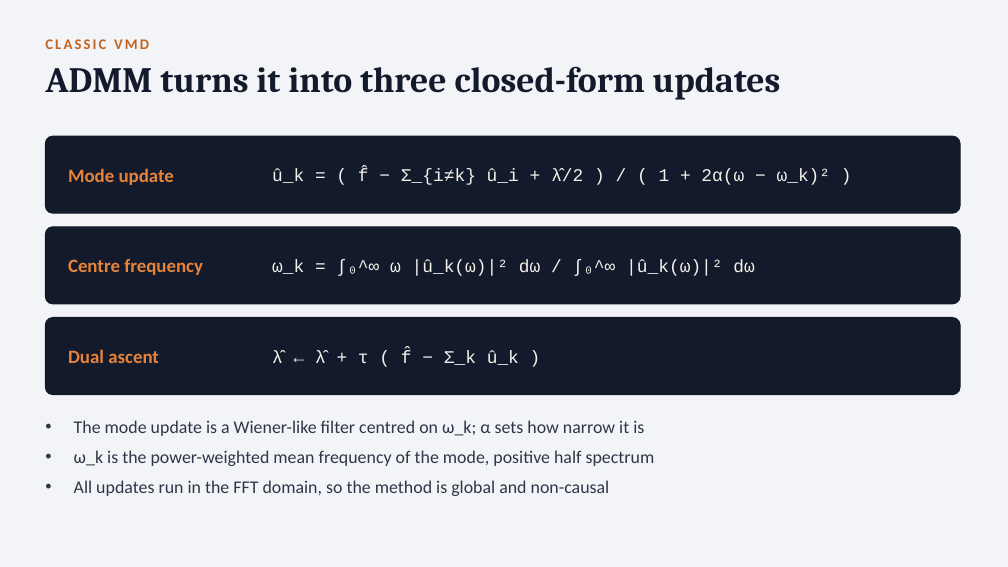
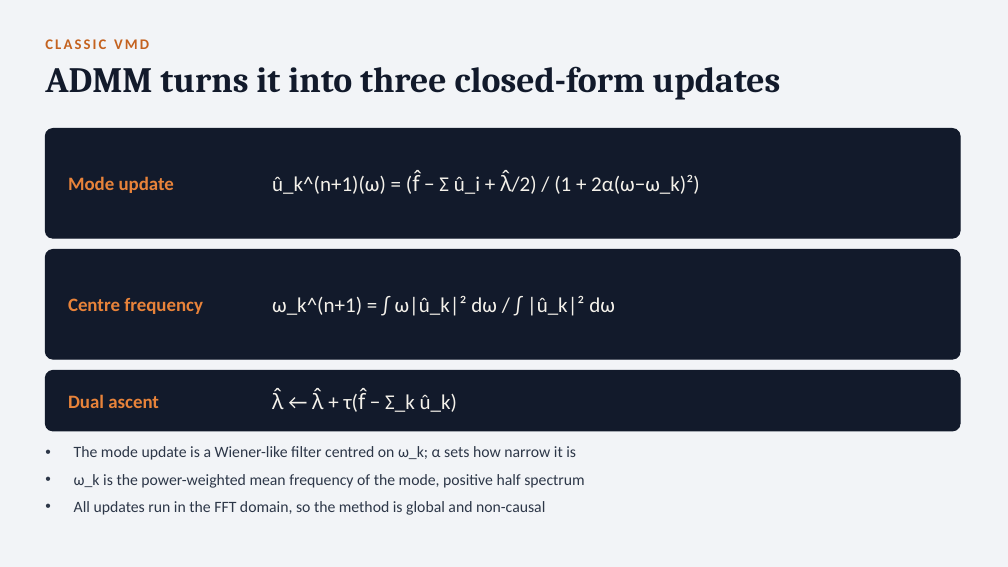
Before and after one commit to Aitzaz332/vmd-uvmd-comparison, a slide deck: slide 4 of VMD UVMD Comparison.pptx. Drawn at 1008x567 pixels with LibreOffice and Linux fonts; fonts in the diff are those of the drawing. Boxes give left, top, right and bottom in pixels: in the first picture for what was removed or moved away, otherwise in the second. Text is boxed around its words. In the diff, an @@ line names an element or a change of style, - is before the commit and + after.

```diff
--- a/VMD UVMD Comparison.pptx
+++ b/VMD UVMD Comparison.pptx
@@ rounded rectangle: place and size @@
-rounded rectangle at (45,136,960,213)
+rounded rectangle at (45,129,960,238)
@@ text "Mode update": place and size @@
-text "Mode update" at (68,168,174,185)
+text "Mode update" at (68,176,174,193)
@@ text at (272,171,699,194): text changed; size 17 to 20 pt; font Courier New to Calibri @@
-û_k = ( f̂ − Σ_{i≠k} û_i + λ̂/2 ) / ( 1 + 2α(ω − ω_k)² )
+û_k^(n+1)(ω) = (f̂ − Σ û_i + λ̂/2) / (1 + 2α(ω−ω_k)²)
@@ rounded rectangle: place and size @@
-rounded rectangle at (45,227,960,304)
+rounded rectangle at (45,250,960,359)
@@ text "Centre frequency": place and size @@
-text "Centre frequency" at (68,259,203,275)
+text "Centre frequency" at (68,298,203,314)
@@ text at (272,296,615,316): text changed; size 17 to 20 pt; font Courier New to Calibri @@
-ω_k = ∫₀^∞ ω |û_k(ω)|² dω / ∫₀^∞ |û_k(ω)|² dω
+ω_k^(n+1) = ∫ ω|û_k|² dω / ∫ |û_k|² dω
@@ proportions changed in 3 elements at (45,129,960,238), (45,250,960,359), (45,371,960,431) @@
@@ rounded rectangle: place and size @@
-rounded rectangle at (45,318,960,395)
+rounded rectangle at (45,371,960,431)
@@ text "Dual ascent": place and size @@
-text "Dual ascent" at (68,349,159,363)
+text "Dual ascent" at (68,394,159,408)
@@ text at (272,389,457,412): text changed; size 17 to 20 pt; font Courier New to Calibri @@
-λ̂ ← λ̂ + τ ( f̂ − Σ_k û_k )
+λ̂ ← λ̂ + τ(f̂ − Σ_k û_k)
@@ text "The mode update is a ...": place and size @@
-text "The mode update is a ..." at (74,420,655,496)
+text "The mode update is a ..." at (74,446,584,515)
@@ text "The mode update is a ..." at (74,446,584,515): size 17 to 15 pt @@
```
Also in this commit, not shown: 6 other slides changed, 1 other file.
